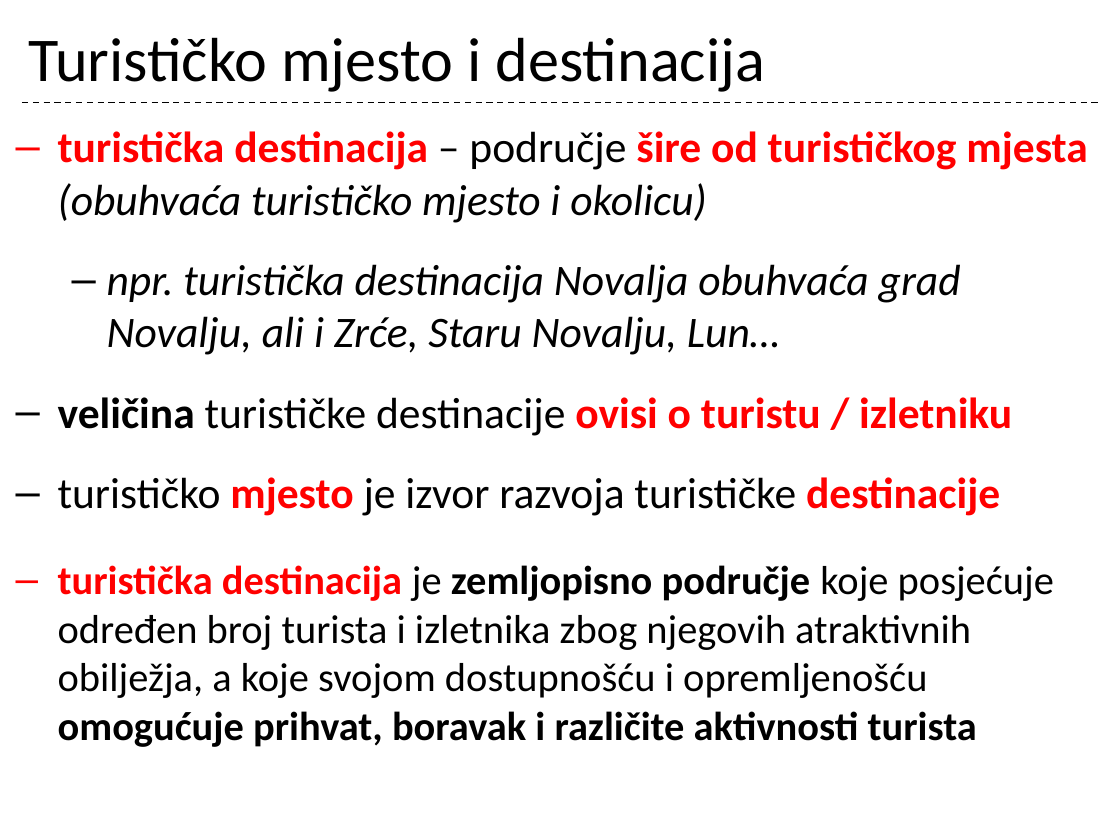
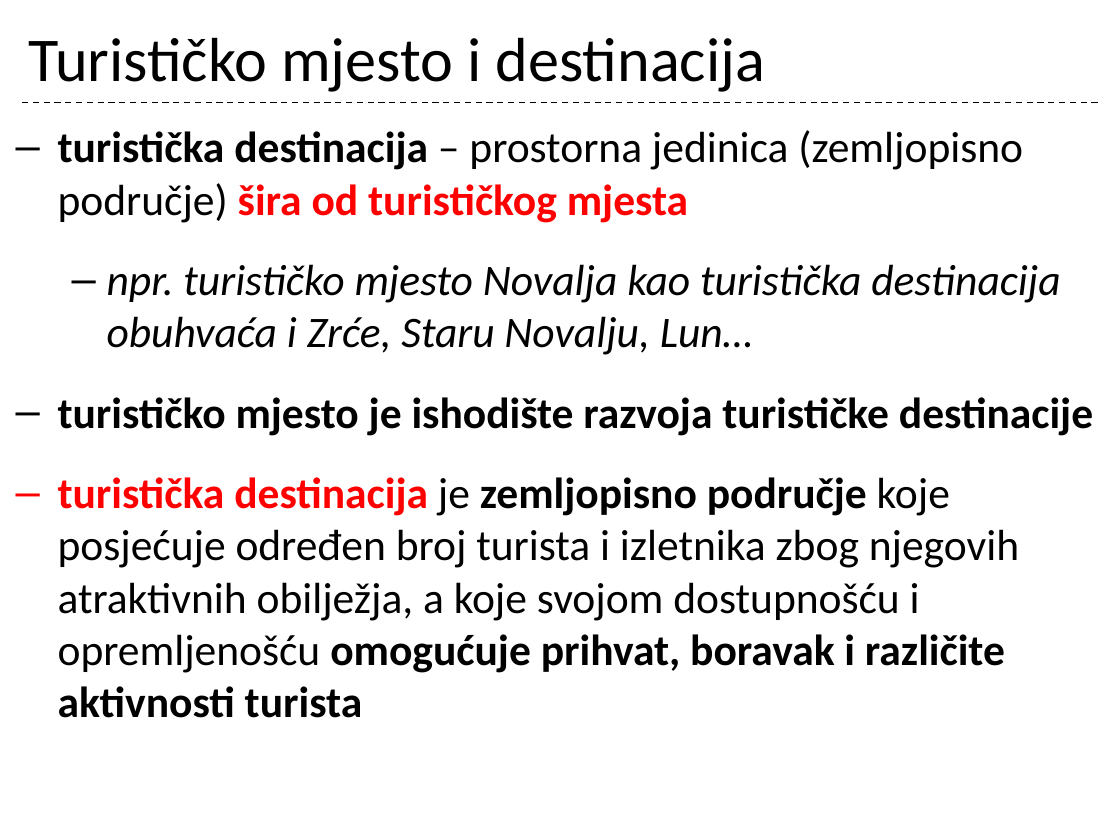
Before and after one commit to cornx/print, a slide deck: slide 36 of data/prezentacije/osnove_turizma/001_Turizam_uvod.pptx. Drawn at 1120x840 pixels with LibreOffice and Linux fonts; fonts in the diff are those of the drawing. Boxes give left, top, right and bottom in pixels: in the first picture for what was removed or moved away, otherwise in the second. Text is boxed around its words. In the diff, an @@ line names an element or a change of style, - is before the commit and + after.

```diff
--- a/data/prezentacije/osnove_turizma/001_Turizam_uvod.pptx
+++ b/data/prezentacije/osnove_turizma/001_Turizam_uvod.pptx
@@ text at (58,130,1093,436): text changed @@
-– turistička destinacija – područje šire od turističkog mjesta (obuhvaća turističko mjesto i okolicu)
-  – npr. turistička destinacija Novalja obuhvaća grad Novalju, ali i Zrće, Staru Novalju, Lun…
-– veličina turističke destinacije ovisi o turistu / izletniku
-– turističko mjesto je izvor razvoja turističke destinacije
+– turistička destinacija – prostorna jedinica (zemljopisno područje) šira od turističkog mjesta
+  – npr. turističko mjesto Novalja kao turistička destinacija obuhvaća i Zrće, Staru Novalju, Lun…
+– turističko mjesto je ishodište razvoja turističke destinacije
@@ text at (58,477,1019,718): size 26 to 28 pt in "turistička destinacija je zemljopisno područje koje posjećuj ..."; less space between paragraphs @@
```
Also in this commit, not shown: 8 other slides changed.
